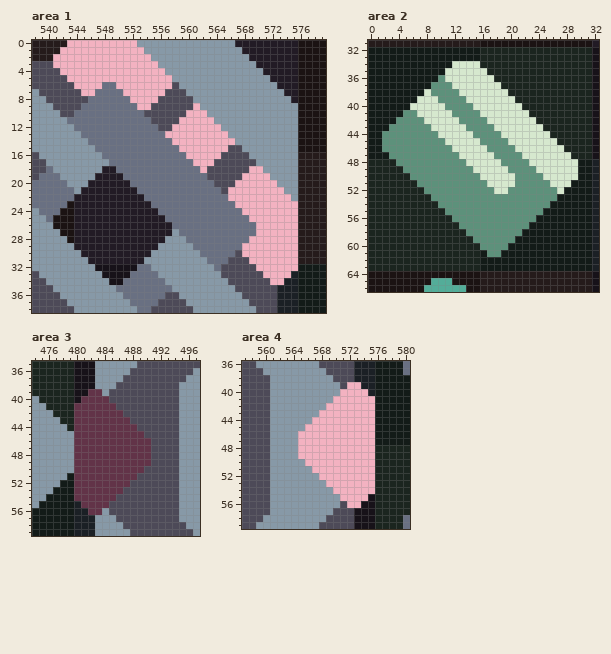
File history of a pixel-art file, assets/sprites/atlas/atlas.ase. This is how it looked before the edit.
736x736 pixels, 1 frame. Colours within 5 levels of each other are drawn and written as one. Shown: area 1: x 538..579, y 0..38; area 2: x 0..32, y 31..66; area 3: x 474..497, y 35..59; area 4: x 557..580, y 36..59. The commit also changed other parts of the picture, which this record leaves out.
And afterwards:
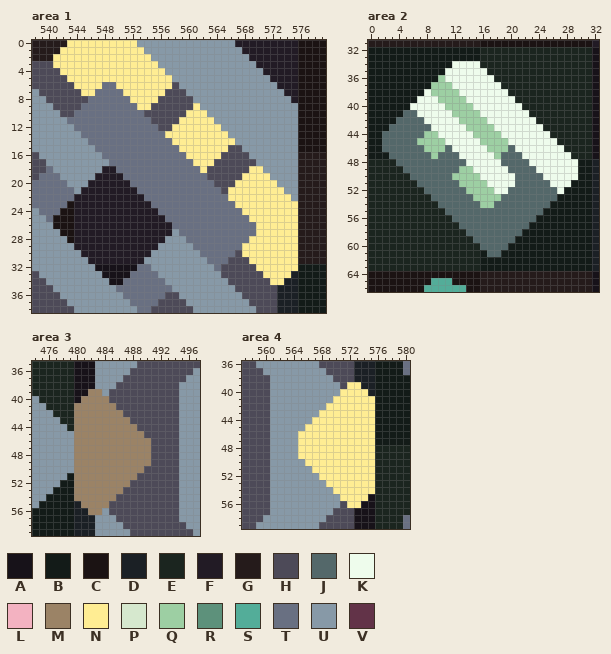
Palette (. is transparent): A #171219  B #131b18  C #1b1313  D #1b2025  E #1b251f  F #221b25  G #251b1b  H #4d4a58  J #54686a  K #eefcec  L #f3b2c1  M #9b8366  N #ffed93  P #d6e8ce  Q #9dcfa3  R #5d917b  S #53ad99  T #697082  U #8799a7  V #623348
From old to new:
Area 1, layer "blocks":
y 0: x 543..552 LLLLLLLLLL -> NNNNNNNNNN
y 1: x 542..553 LLLLLLLLLLLL -> NNNNNNNNNNNN
y 2: x 541..554 LLLLLLLLLLLLLL -> NNNNNNNNNNNNNN
y 3: x 541..555 LLLLLLLLLLLLLLL -> NNNNNNNNNNNNNNN
y 4: x 542..556 LLLLLLLLLLLLLLL -> NNNNNNNNNNNNNNN
y 5: x 543..557 LLLLLLLLLLLLLLL -> NNNNNNNNNNNNNNN
y 6: x 544..547 LLLL -> NNNN; x 550..557 LLLLLLLL -> NNNNNNNN
y 7: x 545..546 LL -> NN; x 551..556 LLLLLL -> NNNNNN
y 8: x 552..555 LLLL -> NNNN
y 9: x 553..554 LL -> NN; x 561 L -> N
y 10: x 560..562 LLL -> NNN
y 11: x 559..563 LLLLL -> NNNNN
y 12: x 558..564 LLLLLLL -> NNNNNNN
y 13: x 557..565 LLLLLLLLL -> NNNNNNNNN
y 14: x 558..566 LLLLLLLLL -> NNNNNNNNN
y 15: x 559..565 LLLLLLL -> NNNNNNN
y 16: x 560..564 LLLLL -> NNNNN
y 17: x 561..563 LLL -> NNN
y 18: x 562 L -> N; x 569..570 LL -> NN
y 19: x 568..571 LLLL -> NNNN
y 20: x 567..572 LLLLLL -> NNNNNN
y 21: x 566..573 LLLLLLLL -> NNNNNNNN
y 22: x 566..574 LLLLLLLLL -> NNNNNNNNN
y 23: x 567..575 LLLLLLLLL -> NNNNNNNNN
y 24: x 568..575 LLLLLLLL -> NNNNNNNN
y 25: x 569..575 LLLLLLL -> NNNNNNN
y 26..27: x 570..575 LLLLLL -> NNNNNN
y 28: x 569..575 LLLLLLL -> NNNNNNN
y 29..30: x 568..575 LLLLLLLL -> NNNNNNNN
y 31: x 569..575 LLLLLLL -> NNNNNNN
y 32: x 570..575 LLLLLL -> NNNNNN
y 33: x 571..574 LLLL -> NNNN
y 34: x 572..573 LL -> NN
Area 2, layer "items":
y 34: x 12..15 PPPP -> KKKK
y 35: x 11..16 PPPPPP -> KKKKKK
y 36: x 10..17 RPPPPPPP -> QKKKKKKK
y 37: x 9..18 RRRPPPPPPP -> QQQKKKKKKK
y 38: x 8..19 PRRRRPPPPPPP -> KQQQQKKKKKKK
y 39: x 7..20 PPPRRRRPPPPPPP -> KKKQQQQKKKKKKK
y 40: x 6..21 PPPPPRRRRPPPPPPP -> KKKKKQQQQKKKKKKK
y 41: x 5..22 RRPPPPPRRRRPPPPPPP -> JJKKKKKQQQQKKKKKKK
y 42: x 4..23 RRRRPPPPPRRRRPPPPPPP -> JJJJKKKKKQQQQKKKKKKK
y 43: x 3..24 RRRRRRPPPPPRRRRPPPPPPP -> JJJJJJKKKKKQQQQKKKKKKK
y 44: x 2..25 RRRRRRRRPPPPPRRRRPPPPPPP -> JJJJJJQQKKKKKQQQQKKKKKKK
y 45: x 2..26 RRRRRRRRRPPPPPRRRRPPPPPPP -> JJJJJQQQQKKKKKQQQQKKKKKKK
y 46: x 2..27 RRRRRRRRRRPPPPPRRRRPPPPPPP -> JJJJJJQQQJKKKKKQQQJKKKKKKK
y 47: x 3..28 RRRRRRRRRRPPPPPRRRRPPPPPPP -> JJJJJJQJJJKKKKKQJJJKKKKKKK
y 48: x 4..29 RRRRRRRRRRPPPPPRRRRPPPPPPP -> JJJJJJJJJJKKKKKJJJJKKKKKKK
y 49: x 5..29 RRRRRRRRRRPPPPPRRRRPPPPPP -> JJJJJJJJQQKKKKKJJJJKKKKKK
y 50: x 6..29 RRRRRRRRRRPPPPPRRRRPPPPP -> JJJJJJQQQQKKKKKJJJJKKKKK
y 51: x 7..28 RRRRRRRRRRPPPPRRRRRPPP -> JJJJJJQQQQKKKKJJJJJKKK
y 52: x 8..27 RRRRRRRRRRPPRRRRRRRP -> JJJJJJQQQQKKJJJJJJJK
y 53: x 9..26 RRRRRRRRRRRRRRRRRR -> JJJJJJQQQQJJJJJJJJ
y 54: x 10..25 RRRRRRRRRRRRRRRR -> JJJJJJQQJJJJJJJJ
y 55: x 11..24 RRRRRRRRRRRRRR -> JJJJJJJJJJJJJJ
y 56: x 12..23 RRRRRRRRRRRR -> JJJJJJJJJJJJ
y 57: x 13..22 RRRRRRRRRR -> JJJJJJJJJJ
y 58: x 14..21 RRRRRRRR -> JJJJJJJJ
y 59: x 15..20 RRRRRR -> JJJJJJ
y 60: x 16..19 RRRR -> JJJJ
y 61: x 17..18 RR -> JJ
Area 3, layer "blocks":
y 39: x 482..483 VV -> MM
y 40: x 481..484 VVVV -> MMMM
y 41: x 480..485 VVVVVV -> MMMMMM
y 42: x 480..486 VVVVVVV -> MMMMMMM
y 43: x 480..487 VVVVVVVV -> MMMMMMMM
y 44: x 480..488 VVVVVVVVV -> MMMMMMMMM
y 45: x 480..489 VVVVVVVVVV -> MMMMMMMMMM
y 46..49: x 480..490 VVVVVVVVVVV -> MMMMMMMMMMM
y 50: x 480..489 VVVVVVVVVV -> MMMMMMMMMM
y 51: x 480..488 VVVVVVVVV -> MMMMMMMMM
y 52: x 480..487 VVVVVVVV -> MMMMMMMM
y 53: x 480..486 VVVVVVV -> MMMMMMM
y 54: x 480..485 VVVVVV -> MMMMMM
y 55: x 481..484 VVVV -> MMMM
y 56: x 482..483 VV -> MM
Area 4, layer "blocks":
y 39: x 572..573 LL -> NN
y 40: x 571..574 LLLL -> NNNN
y 41: x 570..575 LLLLLL -> NNNNNN
y 42: x 569..575 LLLLLLL -> NNNNNNN
y 43: x 568..575 LLLLLLLL -> NNNNNNNN
y 44: x 567..575 LLLLLLLLL -> NNNNNNNNN
y 45: x 566..575 LLLLLLLLLL -> NNNNNNNNNN
y 46..49: x 565..575 LLLLLLLLLLL -> NNNNNNNNNNN
y 50: x 566..575 LLLLLLLLLL -> NNNNNNNNNN
y 51: x 567..575 LLLLLLLLL -> NNNNNNNNN
y 52: x 568..575 LLLLLLLL -> NNNNNNNN
y 53: x 569..575 LLLLLLL -> NNNNNNN
y 54: x 570..575 LLLLLL -> NNNNNN
y 55: x 571..574 LLLL -> NNNN
y 56: x 572..573 LL -> NN
Pixel boxes of the changes (left, top, right, bottom) in both pictures:
changed: (53, 40, 298, 285)
changed: (382, 61, 578, 257)
changed: (74, 389, 151, 515)
changed: (298, 382, 375, 508)
